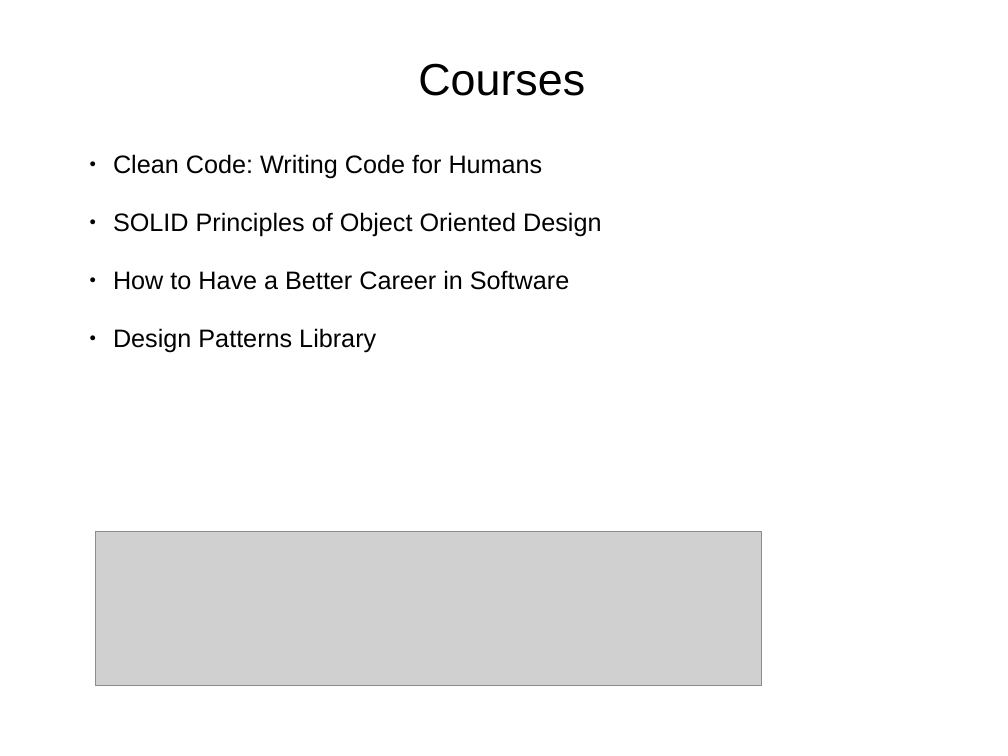
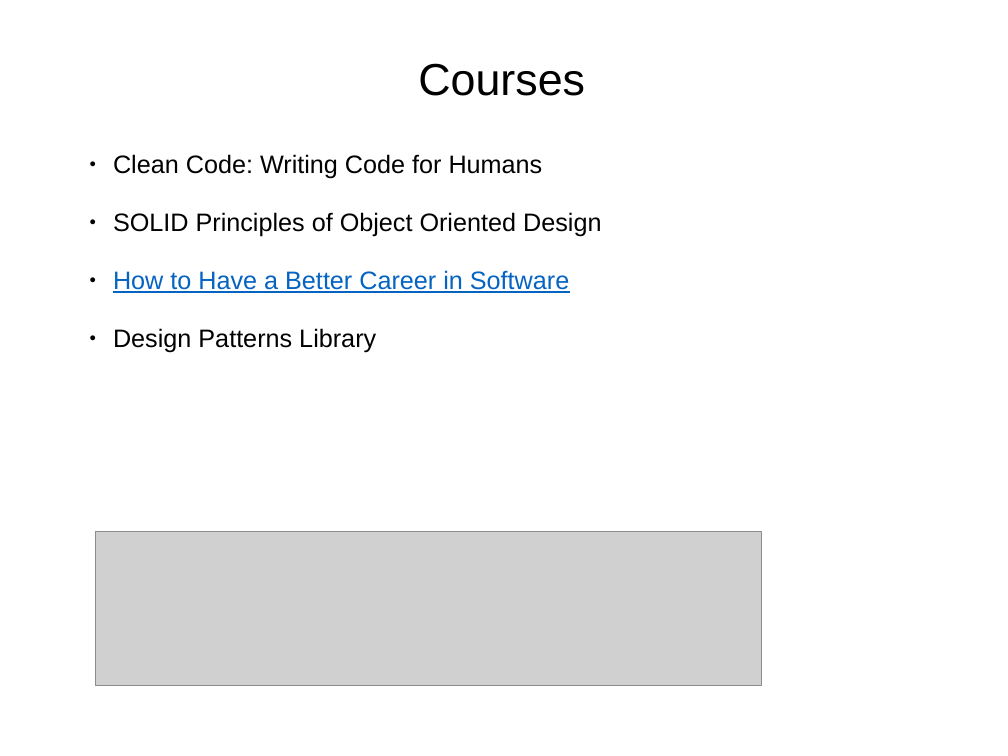
Before and after one commit to wdna-com/front-end-best-practices-slides, a slide deck: slide 21 of JavaScript Best Practices.pptx (slide 20 before the commit). Drawn at 1008x756 pixels with LibreOffice and Linux fonts; fonts in the diff are those of the drawing; grey boxes stand for pictures; background and template pictures are left out. Boxes give left, top, right and bottom in pixels: in the first picture for what was removed or moved away, otherwise in the second. Text is boxed around its words. In the diff, an @@ line names an element or a change of style, - is before the commit and + after.

```diff
--- a/JavaScript Best Practices.pptx
+++ b/JavaScript Best Practices.pptx
@@ text at (x1=113, y1=270, x2=569, y2=293): text colour #000000 to #0563C1, underline on in "How to Have a Better Career in ..." @@
```
Also in this commit, not shown: 8 other slides changed, 4 slides added, 3 slides removed.
